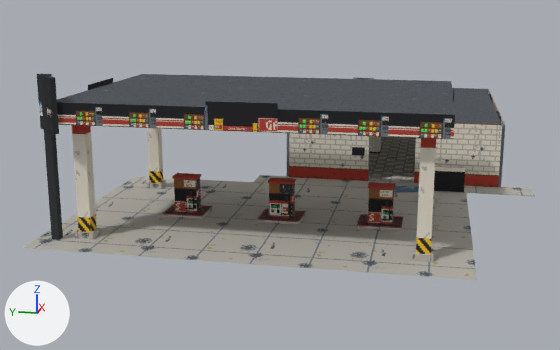
Renders of the glTF model assets/models/buildings/gas_station_town.glb from each side of a commit.
Camera for both pictures: a 50 mm lens placed at (-43.3, -1.9, 9.3), pointed at (-7.3, 5.3, 0.3). The axes (+X, +Y, +Z) are drawn at lower left. The lights are the same throughout. The older version comes first. Vertices at exactly the same position are counted once.

The first picture shows 'gas_station_town'.
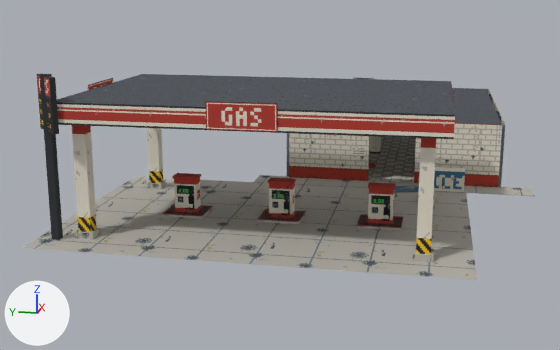
The edits, one by one:
me_gas_station_town is used by ob_gas_station_town; location (0.0, 0.0, 0.0).
me_gas_station_town had 1177 vertices, 1479 faces and spanned x -19.0..6.7, y -6.5..12.5, z 0.0..6.2.
me_gas_station_town now has 1385 vertices, 1755 faces and spans x -19.0..6.7, y -6.5..12.5, z 0.0..6.2.
me_gas_station_town part 1: 104 kept faces spanning x -18.4..1.5, y -4.6..12.4, z 0.0..6.2 get new texture (UV) coordinates.
Edits to the shape of me_gas_station_town do not show in these pictures.

Changed parts and their boxes [x1, y1, x2, y2] in the pictures (560 x 350 px):
part 1 of me_gas_station_town, surface changed
    both: [37, 74, 465, 224]
